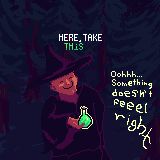
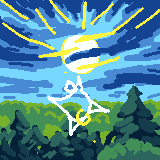
Two versions of the same layered image (w=160, h=160). Layer-by-layer changes:
added layer "sunrise" above "main" over [0,0,160,160]
hid "main #1" over [0,0,160,160]
